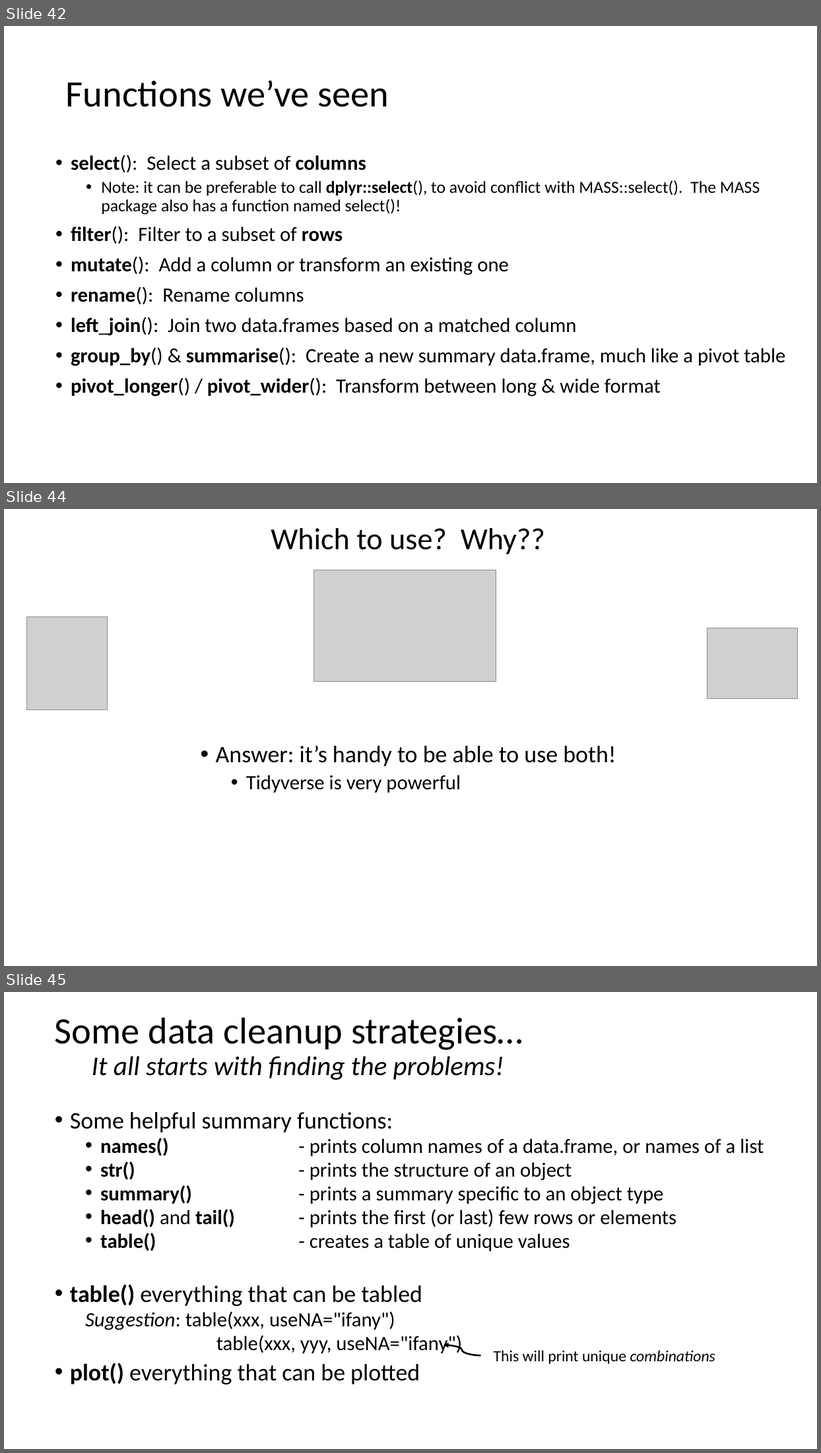
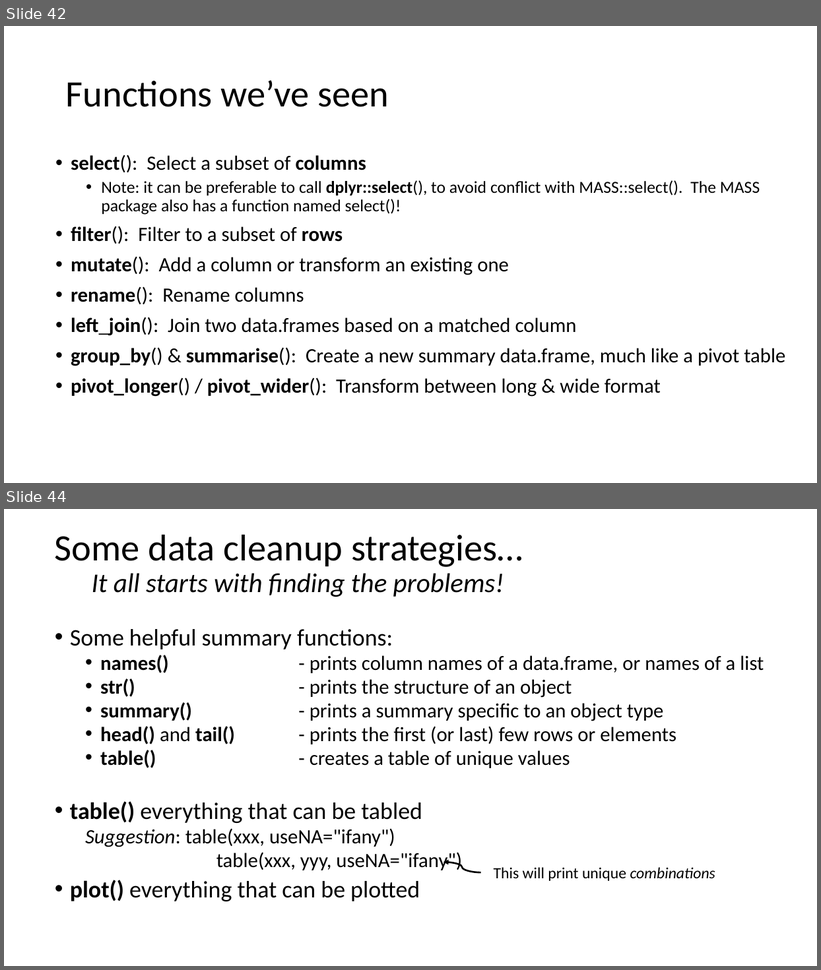
Before and after one commit to justinpriest/ADFG_R_Intro_Workshop, a slide deck: presentations/6 - Data Manipulation with tidyverse.pptx. Shown one above the other, each under a label of ours: slides 42, 44 and 45 before the commit, slides 42 and 44 after it; the slides between them are not shown. The pictures are 821x1453 and 821x970 pixels, drawn with LibreOffice and Linux fonts; fonts in the diff are those of the drawing; grey boxes stand for pictures. Boxes give left, top, right and bottom in pixels: in the first picture for what was removed or moved away, otherwise in the second. Text is boxed around its words. In the diff, an @@ line names an element or a change of style, - is before the commit and + after.

```diff
--- a/presentations/6 - Data Manipulation with tidyverse.pptx
+++ b/presentations/6 - Data Manipulation with tidyverse.pptx
@@ slide 44 removed at bbox=[4, 509, 817, 966], background #FFFFFF @@
@@ title removed at bbox=[271, 528, 545, 555] @@
-Which to use? Why??
@@ picture removed at bbox=[314, 570, 496, 682] @@
@@ picture removed at bbox=[27, 617, 108, 710] @@
@@ picture removed at bbox=[708, 628, 798, 698] @@
@@ text removed at bbox=[216, 746, 616, 793] @@
-• Answer: it’s handy to be able to use both!
-  • Tidyverse is very powerful
@@ what was slide 45 is now slide 44 @@
```
Also in this commit, not shown: 1 slide changed, 3 other files.
